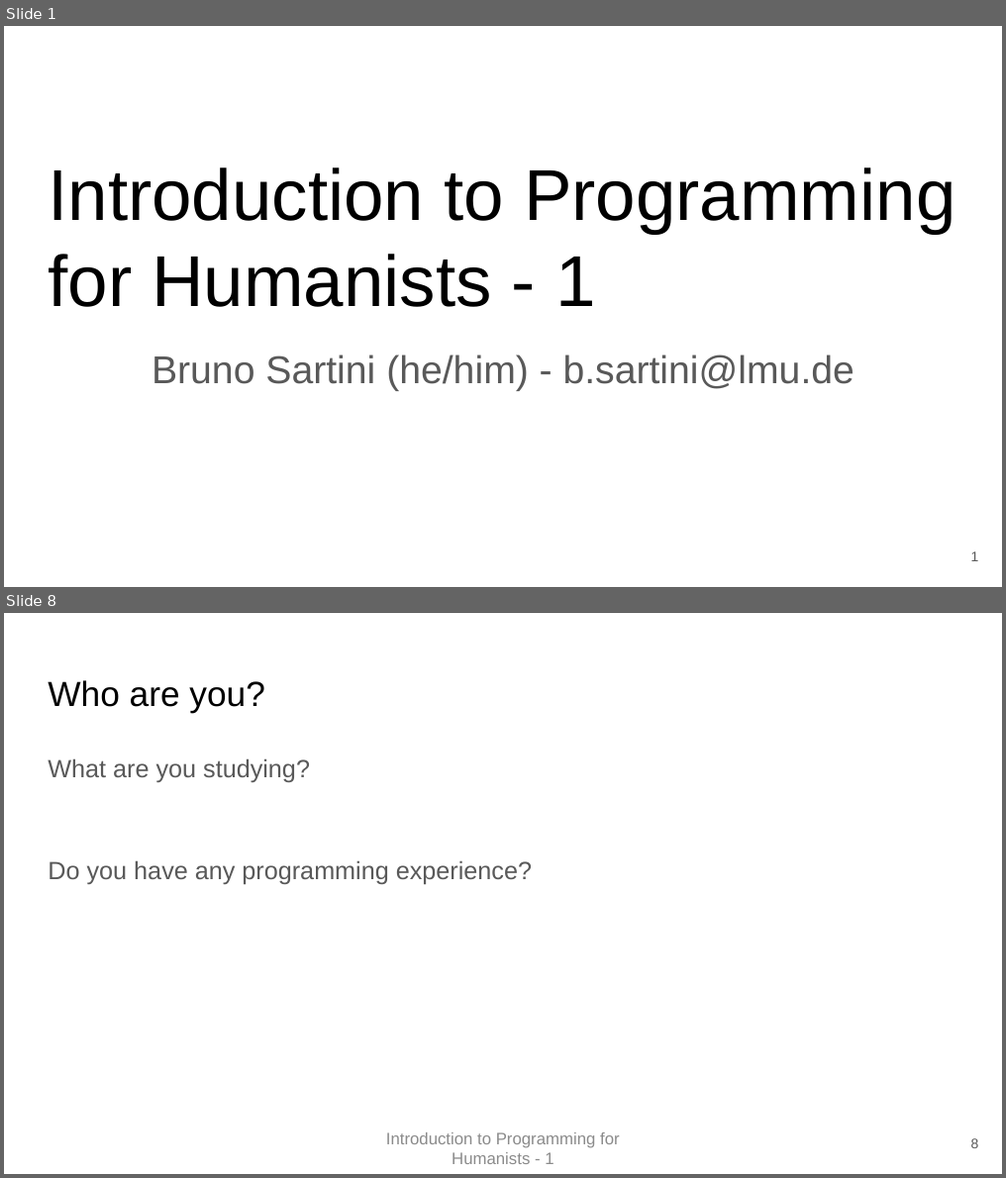
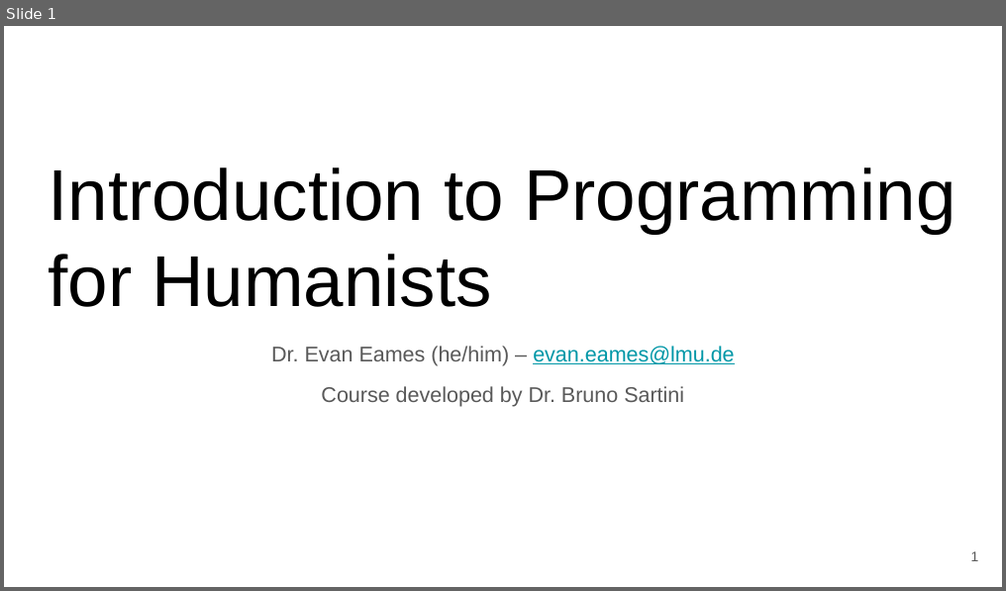
Before and after one commit to EvanEames/IPFH2526, a slide deck: week1/First Class.pptx. Shown one above the other, each under a label of ours: slides 1 and 8 before the commit, slide 1 after it; the slides between them are not shown. The pictures are 1006x1178 and 1006x591 pixels, drawn with LibreOffice and Linux fonts; fonts in the diff are those of the drawing. Boxes give left, top, right and bottom in pixels: in the first picture for what was removed or moved away, otherwise in the second. Text is boxed around its words. In the diff, an @@ line names an element or a change of style, - is before the commit and + after.

```diff
--- a/week1/First Class.pptx
+++ b/week1/First Class.pptx
@@ slide 8 removed at bbox=[4, 613, 1002, 1174], background #FFFFFF @@
@@ title removed at bbox=[48, 680, 264, 712] @@
-Who are you?
@@ text removed at bbox=[48, 759, 532, 884] @@
-What are you studying?
-Do you have any programming experience?
@@ text removed at bbox=[386, 1133, 620, 1164] @@
-Introduction to Programming for Humanists - 1
@@ page number removed at bbox=[971, 1139, 979, 1149] @@
-8
@@ slide 1 changed as well @@
@@ title at bbox=[48, 168, 955, 307]: text changed @@
-Introduction to Programming for Humanists - 1
+Introduction to Programming for Humanists
@@ subtitle at bbox=[271, 346, 734, 407]: text changed; size 28 to 15.4 pt @@
-Bruno Sartini (he/him) - b.sartini@lmu.de
+Dr. Evan Eames (he/him) – evan.eames@lmu.de
+Course developed by Dr. Bruno Sartini
```
Also in this commit, not shown: 14 other slides changed, 21 other slides removed, 3 other files.
